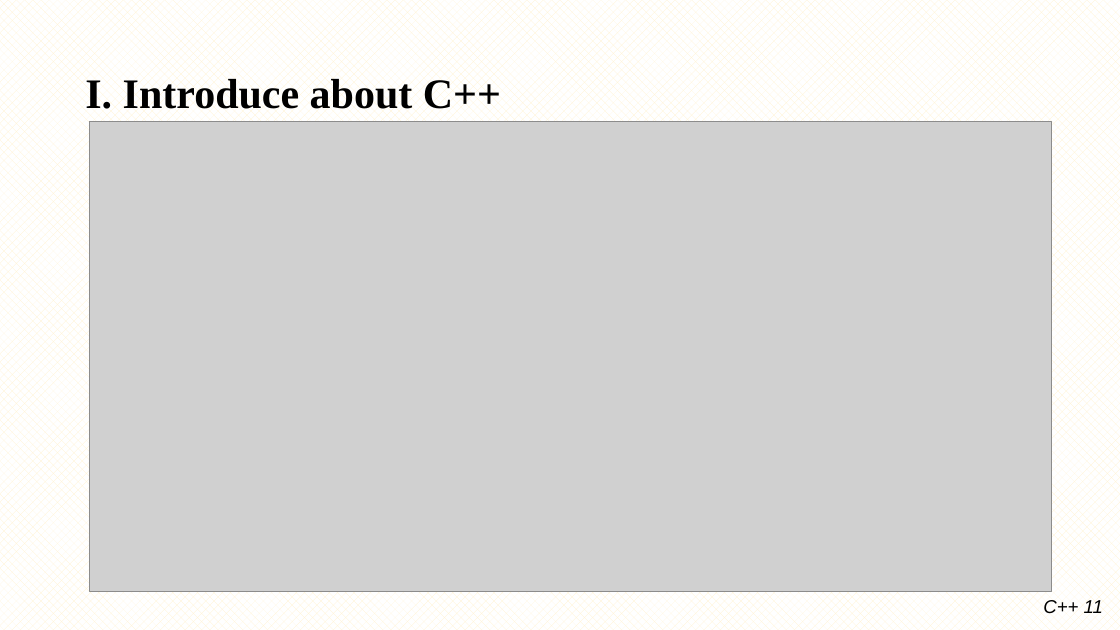
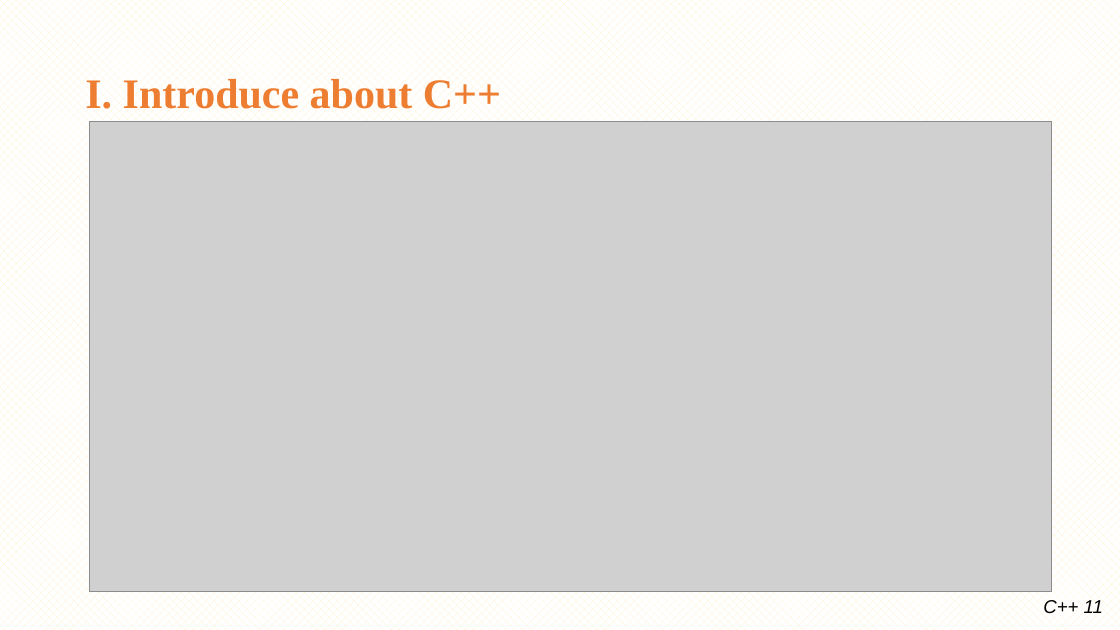
Before and after one commit to minhthedt/hello-world, a slide deck: slide 2 of Training/LG_Training_C++11.pptx. Drawn at 1120x630 pixels with LibreOffice and Linux fonts; fonts in the diff are those of the drawing; grey boxes stand for pictures; background and template pictures are left out. Boxes give left, top, right and bottom in pixels: in the first picture for what was removed or moved away, otherwise in the second. Text is boxed around its words. In the diff, an @@ line names an element or a change of style, - is before the commit and + after.

```diff
--- a/Training/LG_Training_C++11.pptx
+++ b/Training/LG_Training_C++11.pptx
@@ title "I. Introduce about C++" at [85, 78, 501, 109]: text colour #000000 to #ED7D31 @@
```
Also in this commit, not shown: 3 other slides changed, 35 slides added, 9 slides removed, 21 other files.
